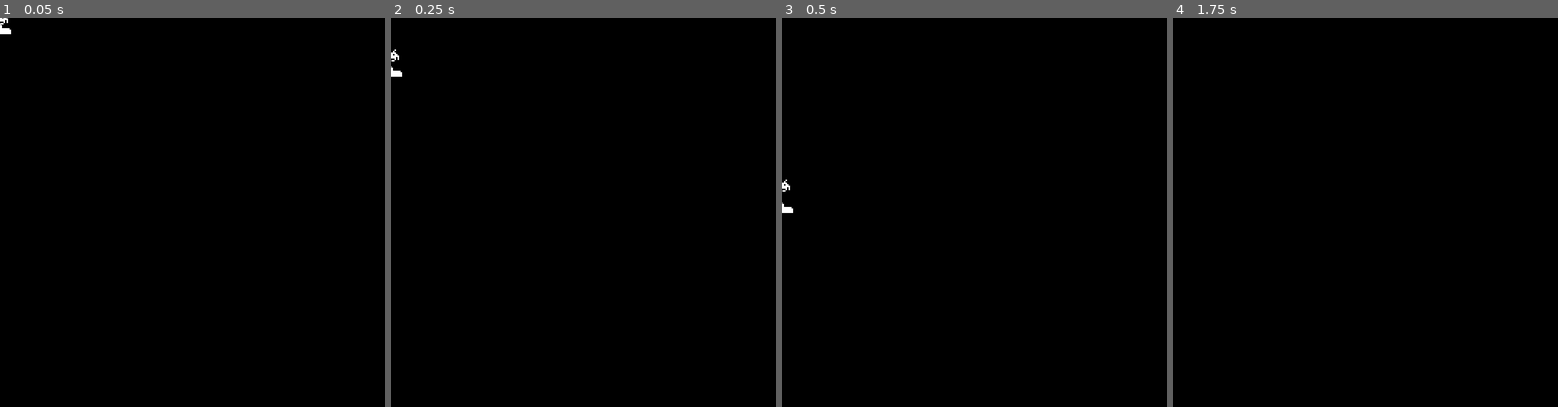
Above: before the commit, frames 1-4 (left to right).
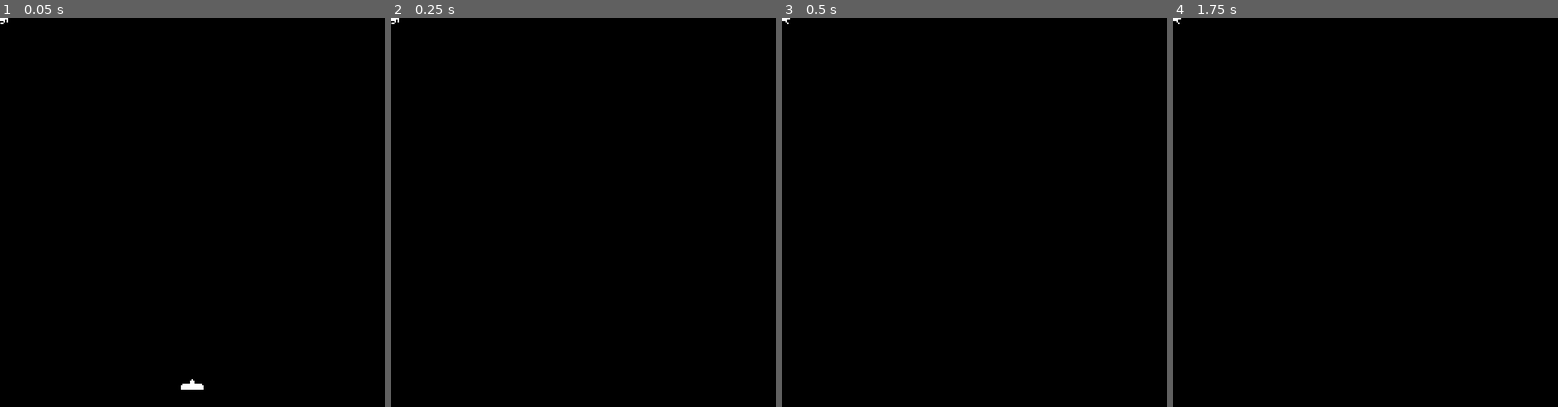
Above: after the commit, the same moments.

Repository: omanramalho42/space-invader-unifor
Game: Godot game, scene res://scenes/main.tscn
The game is run twice, just before and just after one commit, with the same random seed, the same clock (stepped at 60 frames per second) and the same inputs.
Inputs:
- Up to frame 1 (0.05 s): no input
- Up to frame 2 (0.25 s): no input
- Up to frame 3 (0.5 s): no input
- Up to frame 4 (1.75 s): tap Enter (ui_accept) at 0.5, 0.77, 1.25, 1.52 s; hold Right (ui_right) from 0.53 s (still down)

The runs differ from the first frame. In frame 1, 0.2% of the frame differs, in the area x 0-53%, y 0-96%; in frame 2, 0.1%; in frame 3, 0.1%; in frame 4, less than 0.1%.

Commit message:
feat/adding main scene

Diff:
--- a/scenes/main.tscn
+++ b/scenes/main.tscn
@@ -1,19 +1,57 @@
-[gd_scene load_steps=7 format=3 uid="uid://boregsgatuh62"]
+[gd_scene load_steps=9 format=3 uid="uid://boregsgatuh62"]
 
 [ext_resource type="Script" path="res://scenes/player.gd" id="1_pey28"]
 [ext_resource type="Texture2D" uid="uid://sxtutgm14sxb" path="res://assets/Sprites/jugador.png" id="2_qvxsg"]
 [ext_resource type="Texture2D" uid="uid://fn8pvcjsskjq" path="res://assets/Sprites/alien1.png" id="3_5uto6"]
-[ext_resource type="Script" path="res://scenes/alien.gd" id="3_ytqmp"]
 
 [sub_resource type="RectangleShape2D" id="RectangleShape2D_adpuw"]
 size = Vector2(14.75, 6)
 
 [sub_resource type="RectangleShape2D" id="RectangleShape2D_h7i6w"]
-size = Vector2(15, 8)
+size = Vector2(11, 8)
+
+[sub_resource type="Animation" id="Animation_5cp42"]
+resource_name = "animationPlayer"
+loop_mode = 1
+tracks/0/type = "value"
+tracks/0/imported = false
+tracks/0/enabled = true
+tracks/0/path = NodePath("alien/Sprite2D:frame")
+tracks/0/interp = 1
+tracks/0/loop_wrap = true
+tracks/0/keys = {
+"times": PackedFloat32Array(0, 0.5),
+"transitions": PackedFloat32Array(1, 1),
+"update": 1,
+"values": [0, 1]
+}
+
+[sub_resource type="Animation" id="Animation_b8ch3"]
+resource_name = "destroy"
+length = 0.5
+tracks/0/type = "value"
+tracks/0/imported = false
+tracks/0/enabled = true
+tracks/0/path = NodePath("alien/Sprite2D:frame")
+tracks/0/interp = 1
+tracks/0/loop_wrap = true
+tracks/0/keys = {
+"times": PackedFloat32Array(0),
+"transitions": PackedFloat32Array(1),
+"update": 1,
+"values": [2]
+}
+
+[sub_resource type="AnimationLibrary" id="AnimationLibrary_bvak2"]
+_data = {
+"animationPlayer": SubResource("Animation_5cp42"),
+"destroy": SubResource("Animation_b8ch3")
+}
 
 [node name="main" type="Node"]
 
 [node name="player" type="CharacterBody2D" parent="."]
+position = Vector2(127, 240)
 script = ExtResource("1_pey28")
 metadata/_edit_group_ = true
 
@@ -26,7 +64,6 @@
 shape = SubResource("RectangleShape2D_adpuw")
 
 [node name="alien" type="CharacterBody2D" parent="."]
-script = ExtResource("3_ytqmp")
 metadata/_edit_group_ = true
 
 [node name="Sprite2D" type="Sprite2D" parent="alien"]
@@ -35,3 +72,9 @@
 
 [node name="CollisionShape2D" type="CollisionShape2D" parent="alien"]
 shape = SubResource("RectangleShape2D_h7i6w")
+
+[node name="AnimationPlayer" type="AnimationPlayer" parent="."]
+libraries = {
+"": SubResource("AnimationLibrary_bvak2")
+}
+autoplay = "animationPlayer"
